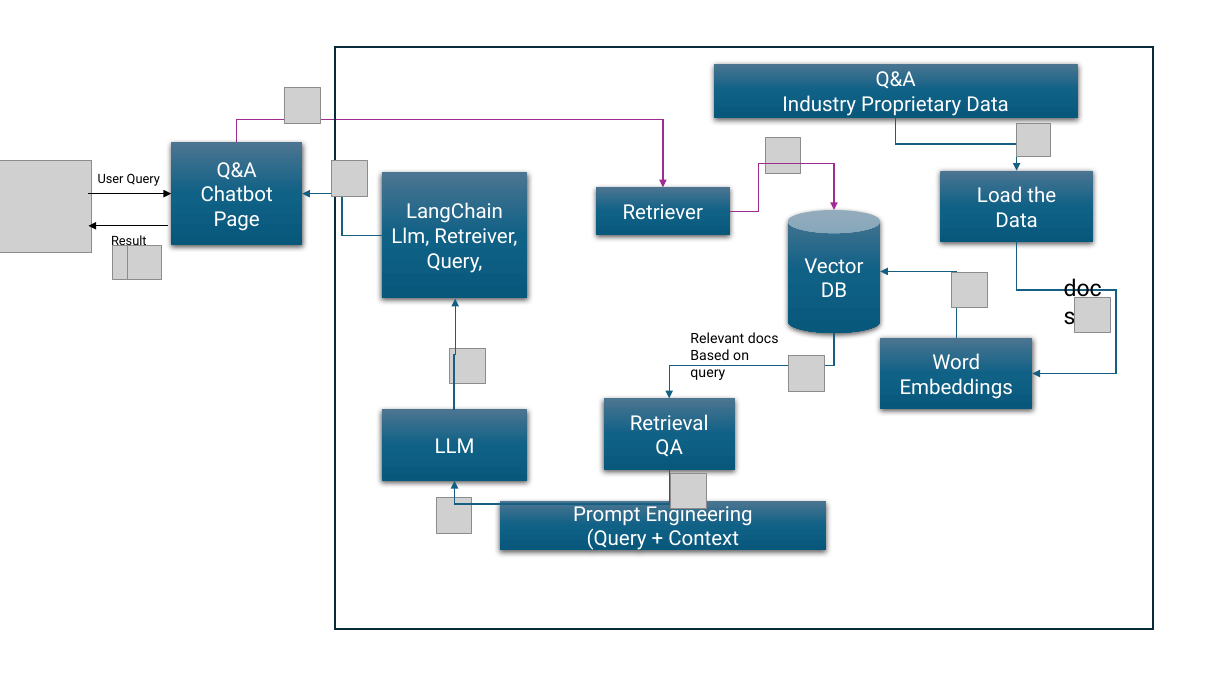
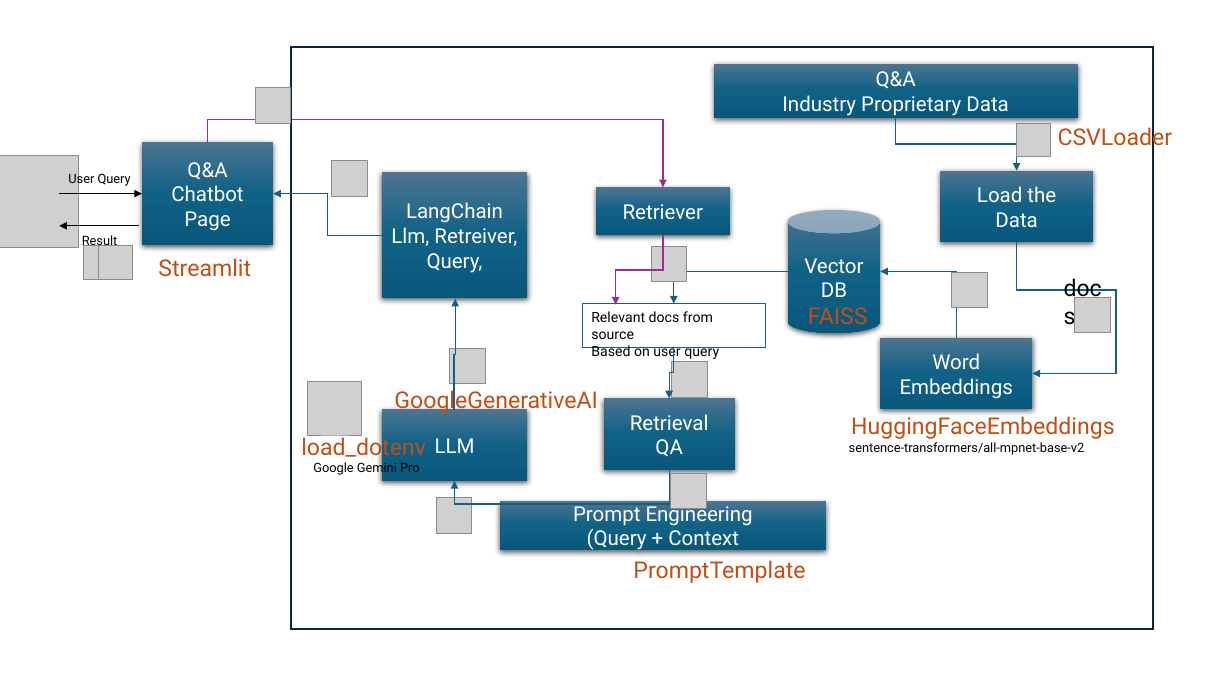
Before and after one commit to priyalanile/genai_edtech_project, a slide deck: slide 1 of Technical_Architecture_&_Flow.pptx. Drawn at 1232x693 pixels with LibreOffice and Linux fonts; fonts in the diff are those of the drawing; grey boxes stand for pictures. Boxes give left, top, right and bottom in pixels: in the first picture for what was removed or moved away, otherwise in the second. Text is boxed around its words. In the diff, an @@ line names an element or a change of style, - is before the commit and + after.

Commit message:
updated ppt

```diff
--- a/Technical_Architecture_&_Flow.pptx
+++ b/Technical_Architecture_&_Flow.pptx
@@ rectangle: place and size @@
-rectangle at bbox=[335, 47, 1153, 629]
+rectangle at bbox=[291, 47, 1153, 629]
@@ elbow arrow moved from (237, 142) - (663, 188) to (208, 142) - (663, 188) @@
@@ text added at bbox=[1058, 125, 1173, 151], 18 pt, text #C04F15 @@
+CSVLoader
@@ picture: place and size @@
-picture at bbox=[0, 161, 91, 253]
+picture at bbox=[0, 155, 79, 248]
@@ 3 pictures, 2 texts, 2 arrows, 1 rectangle: place and size @@
-3 pictures, 2 texts, 2 arrows, 1 rectangle at bbox=[89, 88, 321, 280]
+3 pictures, 2 texts, 2 arrows, 1 rectangle at bbox=[59, 88, 291, 280]
@@ elbow arrow moved from (382, 236) - (302, 194) to (382, 236) - (274, 194) @@
@@ elbow arrow moved from (730, 212) - (835, 210) to (663, 236) - (616, 305) @@
@@ text added at bbox=[158, 258, 251, 277], 18 pt, text #C04F15 @@
+Streamlit
@@ picture: place and size @@
-picture at bbox=[765, 138, 801, 174]
+picture at bbox=[652, 246, 688, 282]
@@ elbow arrow moved from (835, 333) - (669, 398) to (788, 272) - (674, 304) @@
@@ rectangle "Relevant docs from source": place and size @@
-rectangle "Relevant docs from source" at bbox=[690, 332, 779, 380]
+rectangle "Relevant docs from source" at bbox=[582, 304, 765, 348]
@@ rectangle "Relevant docs from source" at bbox=[582, 304, 765, 348]: outline none to #156082 0.75 pt @@
@@ text in rectangle at bbox=[591, 311, 719, 360]: text changed @@
-Relevant docs
-Based on query
+Relevant docs from source
+Based on user query
@@ text added at bbox=[808, 307, 868, 324], 18 pt, text #C04F15 @@
+FAISS
@@ elbow arrow added from (674, 348) to (669, 398), #156082 1 pt @@
@@ picture added at bbox=[308, 382, 361, 435] @@
@@ text added at bbox=[394, 388, 598, 414], 18 pt, text #C04F15 @@
+GoogleGenerativeAI
@@ picture: place and size @@
-picture at bbox=[788, 356, 824, 392]
+picture at bbox=[672, 362, 708, 398]
@@ text added at bbox=[851, 416, 1114, 439], 18 pt, text #C04F15 @@
+HuggingFaceEmbeddings
@@ text added at bbox=[301, 434, 426, 460], 18 pt, text #C04F15 @@
+load_dotenv
@@ text added at bbox=[849, 442, 1085, 455], 10 pt, text #000000 @@
+sentence-transformers/all-mpnet-base-v2
@@ text added at bbox=[313, 460, 420, 476], 10 pt, text #000000 @@
+Google Gemini Pro
@@ text added at bbox=[633, 560, 805, 583], 18 pt, text #C04F15 @@
+PromptTemplate
```
